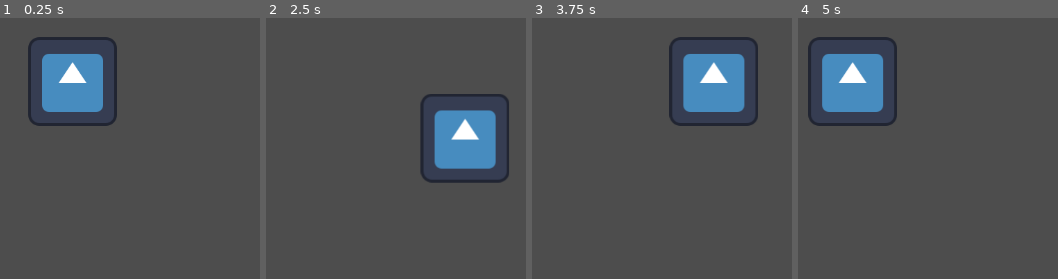
Above: before the commit, frames 1-4 (left to right).
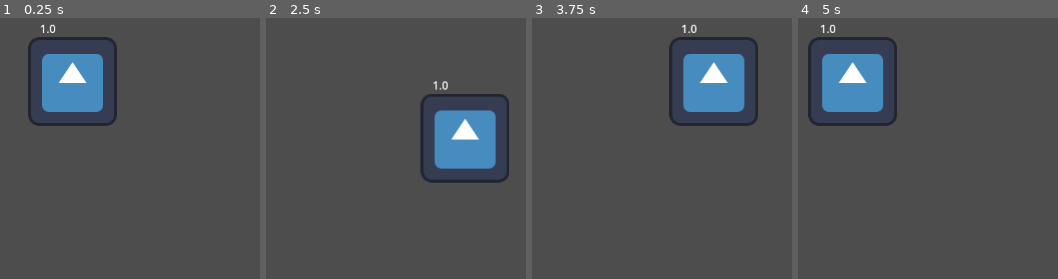
Above: after the commit, the same moments.

Repository: Mudasirh120/GMTK-2025-Submission
Game: Godot game, scene res://Scenes/main.tscn
Two runs of this game, one before a commit and one after it. Both use one fixed random seed, a clock stepped at 60 frames per second and the inputs below. The engine's default icon, where the game draws it, is replaced by a stand-in: a white triangle on a blue panel in a dark square.
Inputs:
- Up to frame 1 (0.25 s): no input
- Up to frame 2 (2.5 s): tap Enter at 0.5 s; hold D (move_right) 0.53-1.28 s; hold Shift (run) 0.53-1.28 s; hold S (move_backward) 1.28-2.03 s; tap Shift (run) at 1.35, 2.3 s; hold D (move_right) from 2.03 s (still down); hold Space (sneak) from 2.03 s (still down)
- Up to frame 3 (3.75 s): release D (move_right) at 2.78 s; release Space (sneak) at 2.78 s; hold W (move_forward) 2.78-3.53 s; tap Shift (run) at 2.85 s; hold A (move_left) from 3.53 s (still down); hold Shift (run) from 3.53 s (still down)
- Up to frame 4 (5 s): keep holding A (move_left); release Shift (run) at 4.28 s; tap Space (sneak) at 4.35 s; tap Shift (run) at 4.55 s

The runs differ from the first frame. In frame 1, less than 0.1% of the frame differs, in the area x 15-22%, y 2-6%; in frame 2, 0.1%, in the area x 64-70%, y 24-28%; in frame 3, 0.1%; in frame 4, 0.1%.

Commit message:
A bad timer integration

Diff:
--- a/Scenes/player.tscn
+++ b/Scenes/player.tscn
@@ -9,3 +9,16 @@
 [node name="Sprite2D" type="Sprite2D" parent="."]
 position = Vector2(70, 62)
 texture = ExtResource("1_v0iea")
+
+[node name="Timer" type="Timer" parent="."]
+wait_time = 0.1
+autostart = true
+
+[node name="Label" type="Label" parent="."]
+offset_left = 23.0
+offset_top = -26.0
+offset_right = 117.0
+offset_bottom = 8.0
+text = "Stamina"
+
+[connection signal="timeout" from="Timer" to="." method="_on_timer_timeout"]
--- a/player.gd
+++ b/player.gd
@@ -1,15 +1,31 @@
 extends CharacterBody2D
+@onready var timer:Timer = $Timer
+@onready var label:Label = $Label
 const SPEED:int=100
 var Health:int= 100
+var isRunning: bool = false
 var Stamina :float= 1.0
 var totalCommulativeSpeed=1
+
 func _physics_process(delta: float) -> void:
 	var direction = Input.get_vector("move_left",'move_right','move_forward',"move_backward")
+	timer.start()
 	if Input.is_action_pressed("run"):
+		isRunning=true
 		totalCommulativeSpeed = (SPEED * 2) * Stamina
 	elif Input.is_action_pressed('sneak'):
 		totalCommulativeSpeed = SPEED * 0.5
 	else:
 		totalCommulativeSpeed = SPEED
 	velocity= direction*totalCommulativeSpeed
+	isRunning=false
 	move_and_slide()
+	label.text=str(Stamina)
+
+
+func _on_timer_timeout() -> void:
+	if isRunning:
+		Stamina-=0.1
+	else:
+		Stamina+=0.1
+	Stamina=clamp(Stamina,0.1,1)
